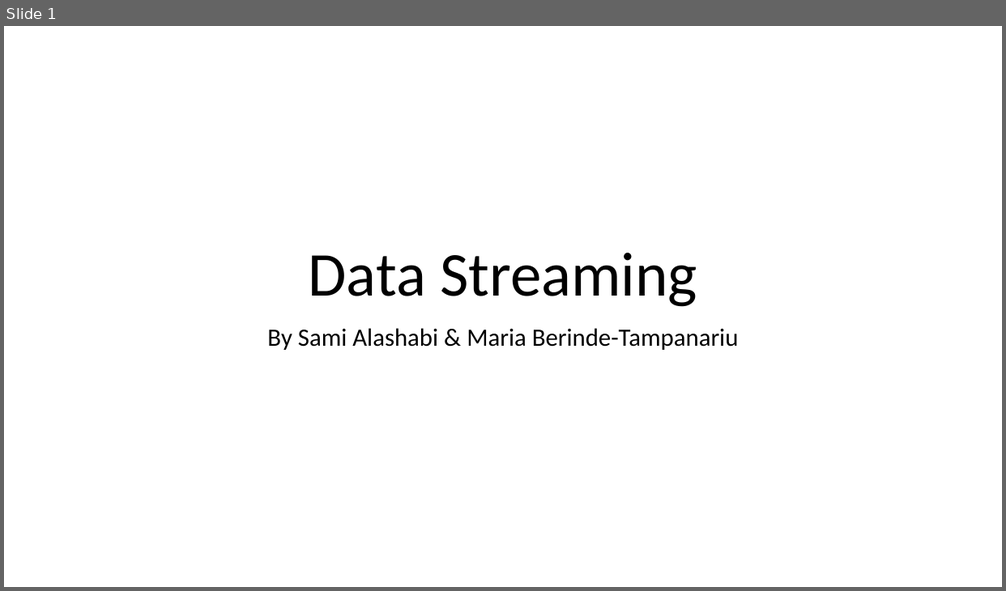
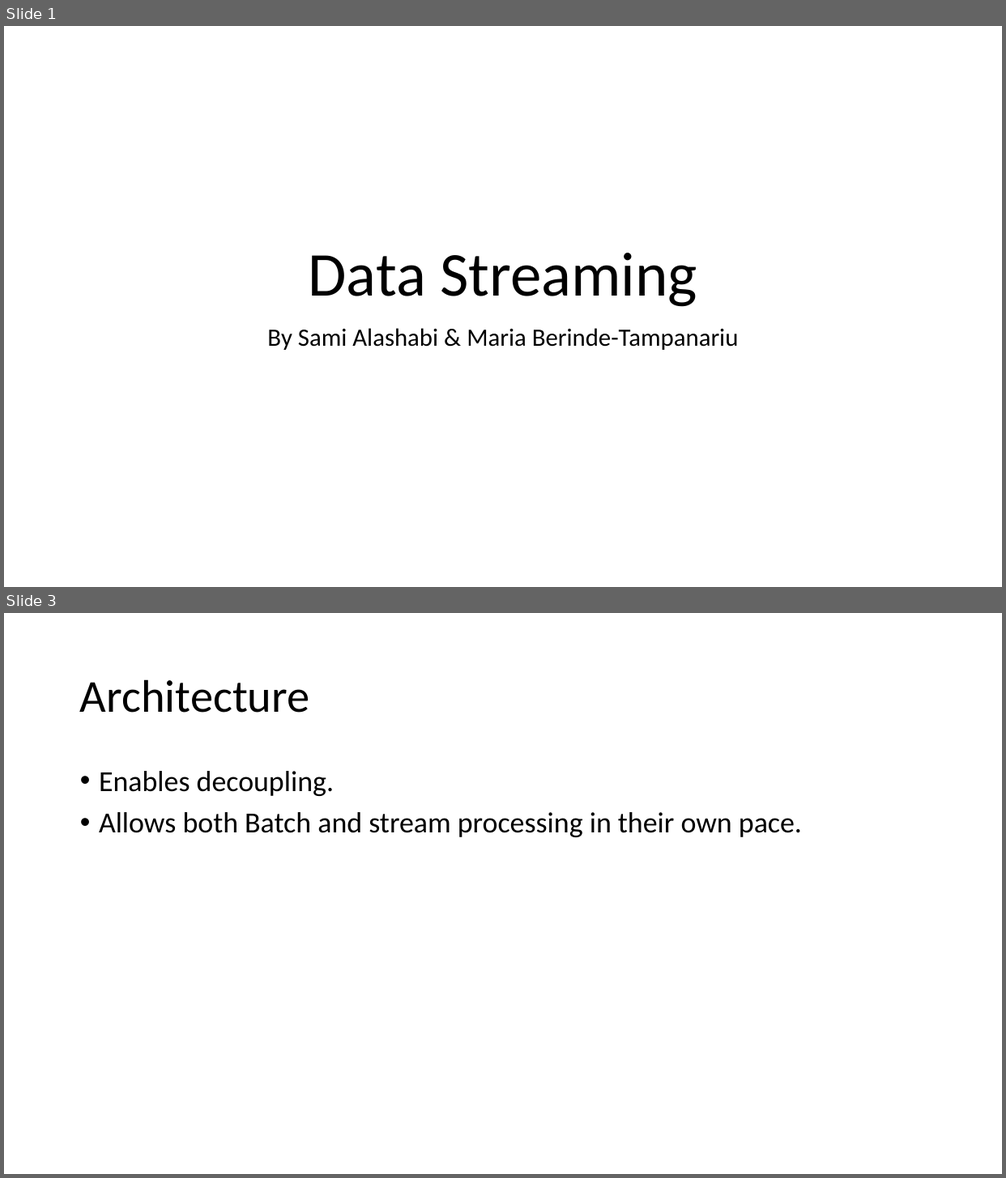
Before and after one commit to sami12rom/kafka-flink-demo, a slide deck: Presentation1.pptx. Shown one above the other, each under a label of ours: slide 1 before the commit, slides 1 and 3 after it; the slides between them are not shown. The pictures are 1006x591 and 1006x1178 pixels, drawn with LibreOffice and Linux fonts; fonts in the diff are those of the drawing. Boxes give left, top, right and bottom in pixels: in the first picture for what was removed or moved away, otherwise in the second. Text is boxed around its words. In the diff, an @@ line names an element or a change of style, - is before the commit and + after.

```diff
--- a/Presentation1.pptx
+++ b/Presentation1.pptx
@@ slide 3 added at (x1=4, y1=613, x2=1002, y2=1174), background #FFFFFF @@
@@ title added at (x1=80, y1=679, x2=310, y2=713), 44 pt, text #000000 @@
+Architecture
@@ text added at (x1=99, y1=771, x2=802, y2=837), 28 pt, text #000000 @@
+• Enables decoupling.
+• Allows both Batch and stream processing in their own pace.
```
Also in this commit, not shown: 2 other slides added, 1 slide removed.
